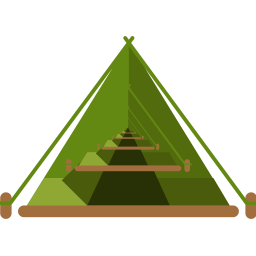
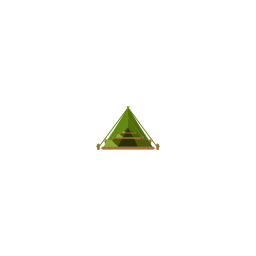
The second 256 x 256 image is a revision of the first. Changes to its layers:
painted on "Asset 1paaldb.png" over <box>64,84,192,172</box>
painted on "Asset 1paaldb.png #1" over <box>0,36,256,219</box>
